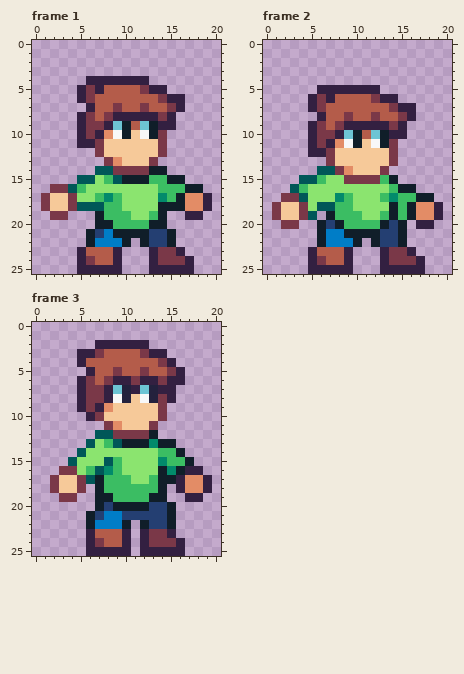
Edited in one commit: pixel-art file (images/player/playerLandingAnimation.aseprite). The picture above was drawn from the file before the commit.
21x26 pixels, 3 frames. Shown: frame 1, frame 2, frame 3.
New version:
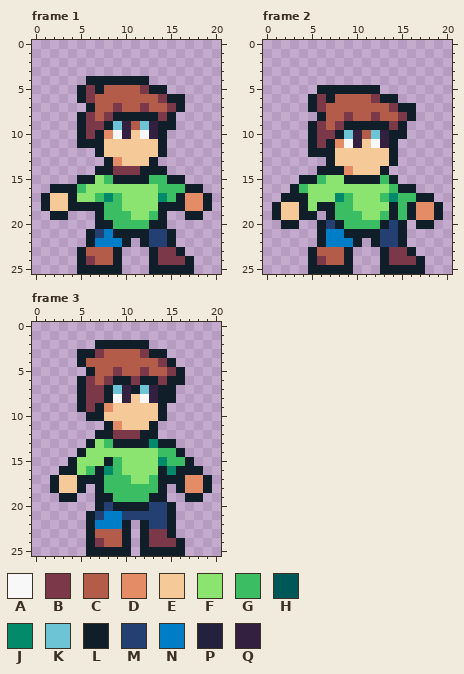
Palette (. is transparent): A #f8f8f8  B #7a3848  C #b45c4a  D #e38c66  E #f6c999  F #8be46f  G #3bbd63  H #005758  J #028a6b  K #6dc4d4  L #101e29  M #243f72  N #007dc7  P #23213d  Q #332041
The edit:
Frame 1:
y 4: x 6..12 QQQQQQQ -> LLLLLLL
y 5: x 5 Q -> L; x 7 Q -> L; x 13..14 QQ -> LL
y 6: x 5 Q -> L; x 15..16 QQ -> LL
y 7: x 6 Q -> L; x 16 Q -> L
y 8: x 5 Q -> L; x 9..13 QQQQQ -> LLLLL; x 15 Q -> L
y 9: x 5 Q -> L; x 8 Q -> L; x 10 L -> Q; x 13..15 LQQ -> QLL
y 10: x 5 Q -> L; x 7 Q -> L; x 10 L -> Q; x 13..14 LB -> QL
y 11: x 5..7 QQB -> LLL; x 14 B -> L
y 12: x 7 B -> L; x 14 B -> L
y 13: x 8 B -> L; x 13 B -> L
y 14: x 7..8 HH -> LL; x 12 B -> L
y 15: x 5..6 HH -> LL; x 9 H -> L
y 16: x 2..4 BBH -> LLL
y 17: x 1 B -> L; x 4 B -> L; x 19 Q -> L
y 18: x 1 B -> L; x 4..7 BHHH -> LLLL; x 19 Q -> L
y 19: x 2..3 BB -> LL; x 17..18 QQ -> LL
y 23: x 5 Q -> L; x 9 Q -> L; x 13 Q -> L; x 16 Q -> L
y 24: x 5 Q -> L; x 9 Q -> L; x 13 Q -> L; x 17 Q -> L
y 25: x 5..9 QQQQQ -> LLLLL; x 13..17 QQQQQ -> LLLLL
Frame 2:
y 5: x 6..12 QQQQQQQ -> LLLLLLL
y 6: x 5 Q -> L; x 7 Q -> L; x 13..14 QQ -> LL
y 7: x 5 Q -> L; x 15..16 QQ -> LL
y 8: x 6 Q -> L; x 16 Q -> L
y 9: x 5 Q -> L; x 9..13 QQQQQ -> LLLLL; x 15 Q -> L
y 10: x 5 Q -> L; x 8 Q -> L; x 10 L -> Q; x 13..15 LQQ -> QLL
y 11: x 5 Q -> L; x 7 Q -> L; x 10 L -> Q; x 13..14 LB -> QL
y 12: x 5..7 QQB -> LLL; x 14 B -> L
y 13: x 7 B -> L; x 14 B -> L
y 14: x 6..8 HHB -> LLL; x 13 B -> L
y 15: x 4..5 HH -> LL; x 9..12 BBBB -> LLLL
y 16: x 3 H -> L
y 17: x 2..4 BBH -> LLL
y 18: x 1 B -> L; x 4 B -> L; x 6..7 HH -> LL; x 19 Q -> L
y 19: x 1 B -> L; x 4..5 BH -> LL; x 19 Q -> L
y 20: x 2..3 BB -> LL; x 17..18 QQ -> LL
y 23: x 5 Q -> L; x 9 Q -> L; x 13 Q -> L; x 16 Q -> L
y 24: x 5 Q -> L; x 9 Q -> L; x 13 Q -> L; x 17 Q -> L
y 25: x 5..9 QQQQQ -> LLLLL; x 13..17 QQQQQ -> LLLLL
Frame 3:
y 2: x 7..12 QQQQQQ -> LLLLLL
y 3: x 5..6 QQ -> LL; x 13..14 QQ -> LL
y 4: x 5 Q -> L; x 15 Q -> L
y 5: x 6 Q -> L; x 16 Q -> L
y 6: x 5 Q -> L; x 9..10 QQ -> LL; x 12..13 QQ -> LL; x 15..16 QQ -> LL
y 7: x 5 Q -> L; x 8 Q -> L; x 10..11 PQ -> QL; x 13..15 PQQ -> QLL
y 8: x 5 Q -> L; x 8 Q -> L; x 10 P -> Q; x 13..15 PBQ -> QLL
y 9: x 5 Q -> L; x 7 Q -> L; x 14 B -> L
y 10: x 6..7 QB -> LL; x 14 B -> L
y 11: x 8 B -> L; x 13 B -> L
y 12: x 7..8 HH -> LL; x 12 B -> L
y 13: x 6 H -> L; x 9 H -> L
y 14: x 5 H -> L
y 15: x 4 H -> L; x 8 H -> L
y 16: x 3..4 BB -> LL; x 7 H -> L; x 17..18 QQ -> LL
y 17: x 2 B -> L; x 5..6 BH -> LL; x 16 Q -> L; x 19 Q -> L
y 18: x 2 B -> L; x 5 B -> L; x 16 Q -> L; x 19 Q -> L
y 19: x 3..4 BB -> LL; x 17..18 QQ -> LL
y 23: x 6 Q -> L; x 10 Q -> L; x 12 Q -> L; x 15 Q -> L
y 24: x 6 Q -> L; x 10 Q -> L; x 12 Q -> L; x 16 Q -> L
y 25: x 6..10 QQQQQ -> LLLLL; x 12..16 QQQQQ -> LLLLL
